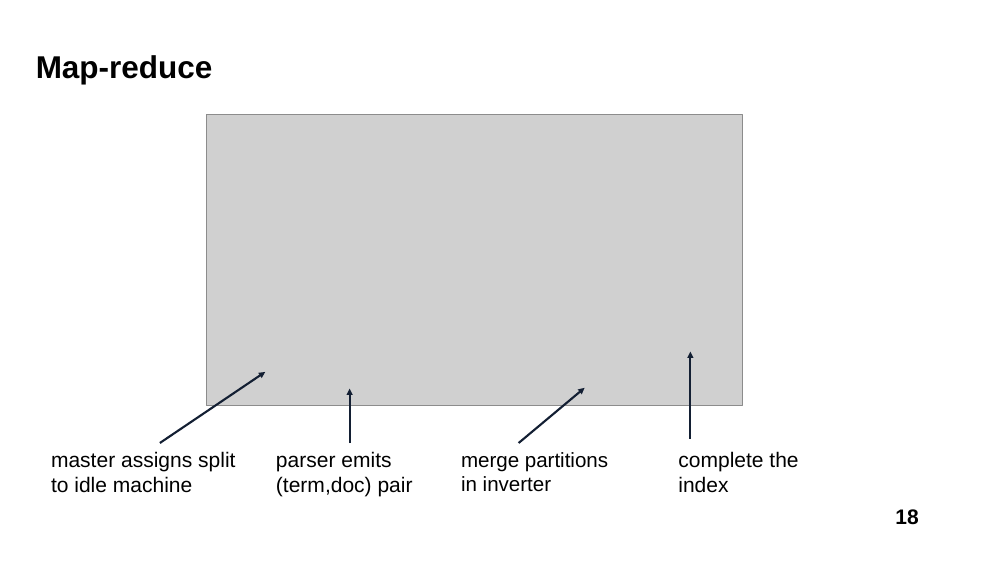
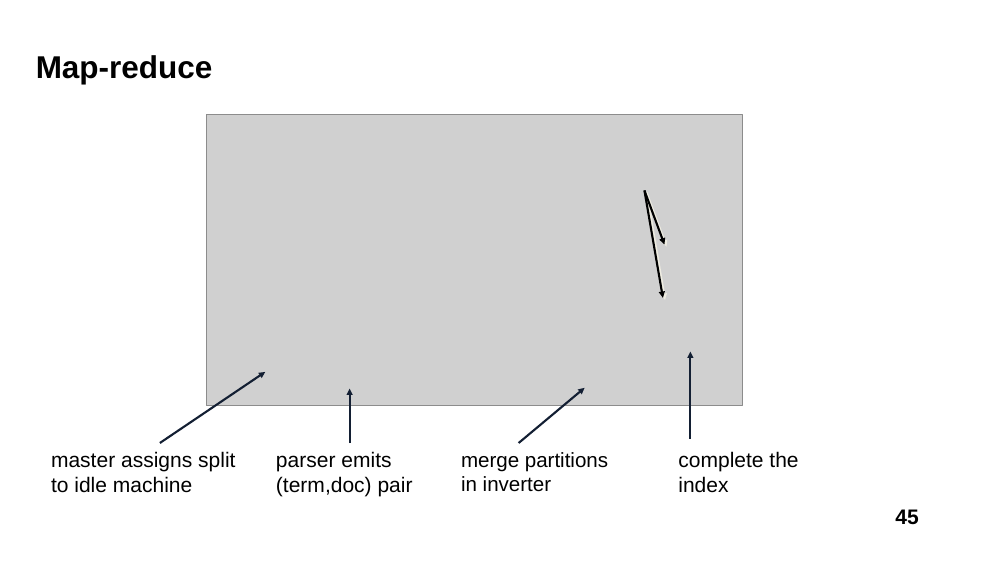
Before and after one commit to liususan091219/liususan091219.github.io, a slide deck: slide 45 of teaching/cs589_21f/slides/4_infr.pptx (slide 18 before the commit). Drawn at 1008x567 pixels with LibreOffice and Linux fonts; fonts in the diff are those of the drawing; grey boxes stand for pictures. Boxes give left, top, right and bottom in pixels: in the first picture for what was removed or moved away, otherwise in the second. Text is boxed around its words. In the diff, an @@ line names an element or a change of style, - is before the commit and + after.

```diff
--- a/teaching/cs589_21f/slides/4_infr.pptx
+++ b/teaching/cs589_21f/slides/4_infr.pptx
@@ arrow added from (644, 191) to (663, 298), #000000 2 pt @@
@@ arrow added from (644, 191) to (665, 244), #000000 2 pt @@
@@ page number at (895, 509, 918, 525): text changed @@
-18
+45
```
Also in this commit, not shown: 6 other slides changed, 38 slides added, 28 slides removed, 3 other files.
